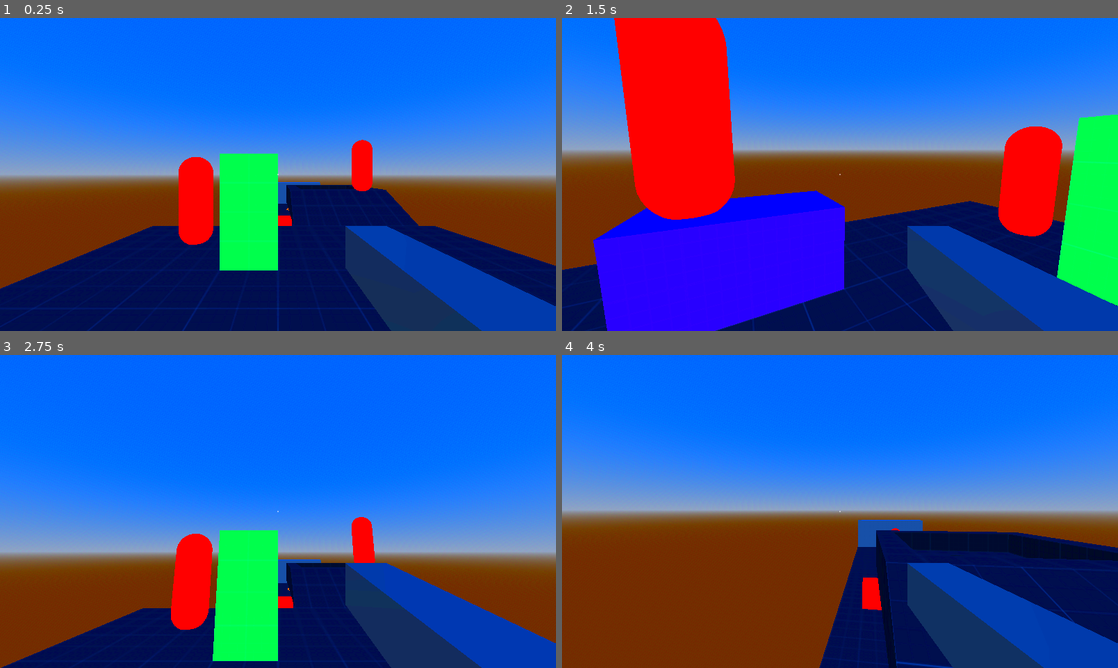
Above: before the commit, frames 1-4 (two rows, left to right).
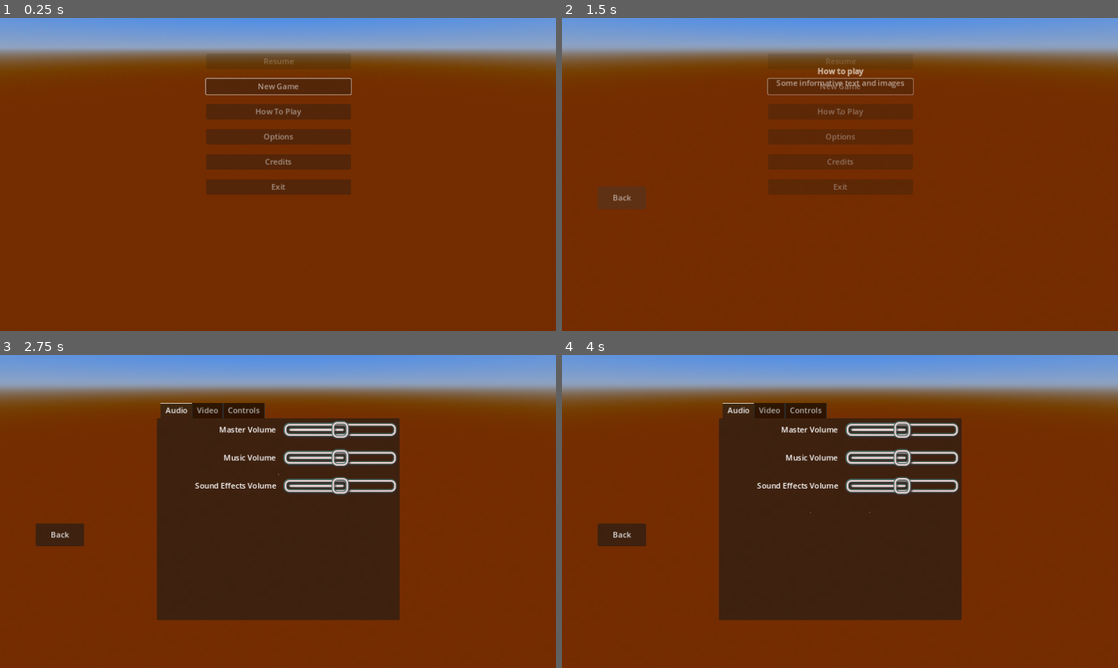
Above: after the commit, the same moments.

Repository: Wiggan/GodotTemplate
Game: Godot game, scene res://game/main_menu.tscn
The game is run twice, just before and just after one commit, with the same random seed, the same clock (stepped at 60 frames per second) and the same inputs. Before the commit the project starts from res://game/game.tscn. Sound files missing from this copy of the repository are replaced by a short silence.
Inputs (mouse positions are in pixels of both pictures, inside the frame that each line leads up to):
- Up to frame 1 (0.25 s): no input
- Up to frame 2 (1.5 s): click (840, 111) at 0.5 s, where only the run after the commit has a clickable "How To Play"; click (623, 196) at 1.25 s, where only the run after the commit has a clickable "Back"
- Up to frame 3 (2.75 s): click (278, 473) at 2 s, where only the run after the commit has a clickable "Options"
- Up to frame 4 (4 s): tap Enter at 2.75 s; move the mouse to (867, 511) at 2.77 s; press the mouse at (867, 511) at 2.78 s; hold W (forward) from 2.78 s (still down); tap Space (jump) at 3.02, 3.77 s; move the mouse to (812, 511) at 3.52 s; release the mouse at (812, 511) at 3.53 s; click (812, 511) at 3.6 s

The runs differ from the first frame. In frame 1, 89% of the frame differs, in the area x 0-100%, y 0-100%; in frame 2, 91%; in frame 3, 90%; in frame 4, 84%.

Commit message:
Added some music management, theme, menu scene and slowdown effect in a new effects folder

Diff:
--- a/boilerplate/audio/audio_manager.gd
+++ b/boilerplate/audio/audio_manager.gd
@@ -1,7 +1,24 @@
 extends Node
 @onready var button_hover = $ButtonHover
 @onready var button_click = $ButtonClick
+@onready var bgm_1 = $BGM1
+@onready var bgm_2 = $BGM2
 
+enum Song {
+	MENU,
+	GAME,
+	SCORE
+}
+
+const SONGS = {
+	Song.MENU: preload("res://game/BGM/2023-07-31.mp3"),
+	Song.GAME: preload("res://game/BGM/2023-08-03.mp3"),
+	Song.SCORE: preload("res://game/BGM/2023-07-31.mp3"),
+}
+
+@onready var active_player = bgm_1
+@onready var inactive_player = bgm_2
+var queued_song = null
 
 # Called when the node enters the scene tree for the first time.
 func _ready():
@@ -37,3 +54,38 @@
 
 func on_focus_entered()->void:
 	button_hover.play()
+
+func cross_fade(duration=1.0):
+	active_player.get_node("AnimationPlayer").play("fade_in", -1, 1.0/duration)
+	inactive_player.get_node("AnimationPlayer").play("fade_out", -1, 1.0/duration)
+
+func play_song(song, from_start=false, crossfade_duration=1.0):
+	if active_player.stream.resource_path == SONGS[song].resource_path:
+		pass
+	elif inactive_player.stream.resource_path == SONGS[song].resource_path:
+		var temp = active_player
+		active_player = inactive_player
+		inactive_player = temp
+		cross_fade(crossfade_duration)
+	else:
+		var temp = active_player
+		active_player = inactive_player
+		inactive_player = temp
+		active_player.stream = SONGS[song]
+		cross_fade(crossfade_duration)
+
+	if from_start:
+		active_player.play(0)
+	else:
+		active_player.play(active_player.get_playback_position())
+
+## Queue 1 song that will be played once currently playing song finshes. If a song was already queued, that one will be replaced.
+func queue_song(song):
+	queued_song = song
+
+func _on_bgm_finished():
+	print("Music finished playing!")
+	if queued_song:
+		active_player.stream = SONGS[queued_song]
+		active_player.play(0)
+		queued_song = null
--- a/boilerplate/audio/audio_manager.tscn
+++ b/boilerplate/audio/audio_manager.tscn
@@ -1,8 +1,86 @@
-[gd_scene load_steps=4 format=3 uid="uid://dt77qavjtbfmp"]
+[gd_scene load_steps=10 format=3 uid="uid://dt77qavjtbfmp"]
 
 [ext_resource type="Script" path="res://boilerplate/audio/audio_manager.gd" id="1_wltfe"]
 [ext_resource type="AudioStream" uid="uid://1s0hk0im2r3q" path="res://boilerplate/audio/focus_placeholder.wav" id="2_xof06"]
 [ext_resource type="AudioStream" uid="uid://mek3770t1mx1" path="res://boilerplate/audio/click_placeholder.wav" id="3_hk0dv"]
+[ext_resource type="AudioStream" uid="uid://jrj83g5tui2f" path="res://game/BGM/2023-07-31.mp3" id="4_kyhcx"]
+[ext_resource type="AudioStream" uid="uid://1iak481be8rf" path="res://game/BGM/2023-08-03.mp3" id="5_nqwlp"]
+
+[sub_resource type="Animation" id="Animation_ki3h1"]
+length = 0.001
+tracks/0/type = "value"
+tracks/0/imported = false
+tracks/0/enabled = true
+tracks/0/path = NodePath(".:volume_db")
+tracks/0/interp = 1
+tracks/0/loop_wrap = true
+tracks/0/keys = {
+"times": PackedFloat32Array(0),
+"transitions": PackedFloat32Array(1),
+"update": 0,
+"values": [-80.0]
+}
+tracks/1/type = "value"
+tracks/1/imported = false
+tracks/1/enabled = true
+tracks/1/path = NodePath(".:stream_paused")
+tracks/1/interp = 1
+tracks/1/loop_wrap = true
+tracks/1/keys = {
+"times": PackedFloat32Array(0),
+"transitions": PackedFloat32Array(1),
+"update": 1,
+"values": [false]
+}
+
+[sub_resource type="Animation" id="Animation_imx6k"]
+resource_name = "fade_in"
+tracks/0/type = "value"
+tracks/0/imported = false
+tracks/0/enabled = true
+tracks/0/path = NodePath(".:volume_db")
+tracks/0/interp = 1
+tracks/0/loop_wrap = true
+tracks/0/keys = {
+"times": PackedFloat32Array(0, 1),
+"transitions": PackedFloat32Array(1, 1),
+"update": 0,
+"values": [-80.0, 0.0]
+}
+
+[sub_resource type="Animation" id="Animation_f0rak"]
+resource_name = "fade_out"
+tracks/0/type = "value"
+tracks/0/imported = false
+tracks/0/enabled = true
+tracks/0/path = NodePath(".:volume_db")
+tracks/0/interp = 1
+tracks/0/loop_wrap = true
+tracks/0/keys = {
+"times": PackedFloat32Array(0, 1),
+"transitions": PackedFloat32Array(1, 1),
+"update": 0,
+"values": [0.0, -80.0]
+}
+tracks/1/type = "value"
+tracks/1/imported = false
+tracks/1/enabled = true
+tracks/1/path = NodePath(".:stream_paused")
+tracks/1/interp = 1
+tracks/1/loop_wrap = true
+tracks/1/keys = {
+"times": PackedFloat32Array(1),
+"transitions": PackedFloat32Array(1),
+"update": 1,
+"values": [true]
+}
+
+[sub_resource type="AnimationLibrary" id="AnimationLibrary_ow53j"]
+_data = {
+"RESET": SubResource("Animation_ki3h1"),
+"fade_in": SubResource("Animation_imx6k"),
+"fade_out": SubResource("Animation_f0rak")
+}
 
 [node name="audio_manager" type="Node"]
 script = ExtResource("1_wltfe")
@@ -14,3 +92,27 @@
 [node name="ButtonClick" type="AudioStreamPlayer" parent="."]
 stream = ExtResource("3_hk0dv")
 bus = &"SFX"
+
+[node name="BGM1" type="AudioStreamPlayer" parent="."]
+process_mode = 3
+stream = ExtResource("4_kyhcx")
+bus = &"BGM"
+
+[node name="AnimationPlayer" type="AnimationPlayer" parent="BGM1"]
+libraries = {
+"": SubResource("AnimationLibrary_ow53j")
+}
+
+[node name="BGM2" type="AudioStreamPlayer" parent="."]
+process_mode = 3
+stream = ExtResource("5_nqwlp")
+volume_db = -80.0
+bus = &"BGM"
+
+[node name="AnimationPlayer" type="AnimationPlayer" parent="BGM2"]
+libraries = {
+"": SubResource("AnimationLibrary_ow53j")
+}
+
+[connection signal="finished" from="BGM1" to="." method="_on_bgm_finished"]
+[connection signal="finished" from="BGM2" to="." method="_on_bgm_finished"]
--- /dev/null
+++ b/boilerplate/effects/slowdown.gd
@@ -0,0 +1,17 @@
+extends Node
+
+@export var slowdown_curve: Curve
+@export var duration: float = 0.3
+const FREQUENCY = 20
+
+# This tween might need to be globally unique
+var slowdown_tween
+func play():
+	var count = roundi(duration*FREQUENCY)
+	var interval = 1.0/FREQUENCY
+	if slowdown_tween:
+		slowdown_tween.kill()
+	slowdown_tween = create_tween()
+	for i in range(count):
+		slowdown_tween.tween_property(Engine, "time_scale", slowdown_curve.sample(float(i)/count), interval)
+	slowdown_tween.tween_property(Engine, "time_scale", 1, interval)
--- /dev/null
+++ b/boilerplate/effects/slowdown.tscn
@@ -0,0 +1,11 @@
+[gd_scene load_steps=3 format=3 uid="uid://cyfq0wvu2dmal"]
+
+[ext_resource type="Script" path="res://boilerplate/effects/slowdown.gd" id="1_pqbih"]
+
+[sub_resource type="Curve" id="Curve_gtvoj"]
+_data = [Vector2(0, 1), 0.0, 0.0, 0, 0, Vector2(0.21028, 0), 0.0, 0.0, 0, 0, Vector2(1, 1), 0.0, 0.0, 0, 0]
+point_count = 3
+
+[node name="slowdown" type="Node"]
+script = ExtResource("1_pqbih")
+slowdown_curve = SubResource("Curve_gtvoj")
--- a/boilerplate/game/game_manager.gd
+++ b/boilerplate/game/game_manager.gd
@@ -11,6 +11,9 @@
 
 var game_state
 
+enum State {MainMenu, Game, Score}
+var state
+
 func _unhandled_input(event):
 	if event.is_action_pressed("ui_menu"):
 		if get_tree().paused:
@@ -22,8 +25,9 @@
 			unpause()
 
 func unpause():
-	get_tree().paused = false
-	unpaused.emit()
+	if state == State.Game:
+		get_tree().paused = false
+		unpaused.emit()
 
 func pause():
 	get_tree().paused = true
@@ -33,13 +37,16 @@
 	get_tree().paused = true
 	Cursor.show_cursor()
 	Transition.fade_and_call(show_game_over_screen)
+	AudioManager.play_song(AudioManager.Song.SCORE, true, 2)
 
 func show_game_over_screen():
+	state = State.Score
 	$GameOverScreen/VBoxContainer/PanelContainer/RichTextLabel.text = GAME_OVER_TEXT % game_state["Time"]
 	game_over_screen.set_visible(true)
 	$GameOverScreen/VBoxContainer/RetryButton.grab_focus()
 
 func restart():
+	state = State.Game
 	game_over_screen.set_visible(false)
 	get_tree().reload_current_scene()
 	Transition.fade_in()
--- a/boilerplate/menu/menu.gd
+++ b/boilerplate/menu/menu.gd
@@ -3,6 +3,7 @@
 @onready var credits = $"../SubMenus/Credits"
 @onready var how_to_play = $"../SubMenus/HowToPlay"
 @onready var resume = $Resume
+@onready var start = $Start
 
 @onready var sub_menu_animator = $"../SubMenuAnimator"
 @onready var sub_menus = $"../SubMenus"
@@ -20,10 +21,11 @@
 
 
 func _on_resume_pressed():
-	GameManager.unpause()
+	create_tween().tween_callback(GameManager.unpause).set_delay(0.3)
 
 
 func _on_start_pressed():
+	GameManager.state = GameManager.State.Game
 	Transition.fade_and_call(Transition.load_level.bind("res://game/game.tscn"))
 
 func _on_how_to_play_pressed():
@@ -54,5 +56,10 @@
 	sub_menu_animator.play("hide_submenu")
 
 func _on_visibility_changed():
-	if visible and resume:
-		resume.grab_focus()
+	if $"..".is_visible_in_tree():
+		if GameManager.state == GameManager.State.Game:
+			resume.disabled = false
+			resume.grab_focus()
+		else:
+			resume.disabled = true
+			start.grab_focus()
--- a/boilerplate/menu/menu_ui.tscn
+++ b/boilerplate/menu/menu_ui.tscn
@@ -1,6 +1,7 @@
-[gd_scene load_steps=10 format=3 uid="uid://beqa0xujc2w2f"]
+[gd_scene load_steps=11 format=3 uid="uid://beqa0xujc2w2f"]
 
 [ext_resource type="PackedScene" uid="uid://chppy7har4fru" path="res://boilerplate/menu/audio_options.tscn" id="1_5bamj"]
+[ext_resource type="Theme" uid="uid://dcyvtvwqjqgrh" path="res://boilerplate/ui/theme.tres" id="1_20m18"]
 [ext_resource type="Script" path="res://boilerplate/menu/menu.gd" id="1_lwq7m"]
 [ext_resource type="Script" path="res://boilerplate/menu/options.gd" id="2_bgxwi"]
 [ext_resource type="PackedScene" uid="uid://klpjqkxrnlhd" path="res://boilerplate/menu/video_options.tscn" id="2_cco0b"]
@@ -177,6 +178,7 @@
 grow_horizontal = 2
 grow_vertical = 2
 mouse_filter = 2
+theme = ExtResource("1_20m18")
 
 [node name="MenuItems" type="VBoxContainer" parent="."]
 custom_minimum_size = Vector2(300, 500)
--- a/boilerplate/transition/background_level_loader.tscn
+++ b/boilerplate/transition/background_level_loader.tscn
@@ -15,6 +15,21 @@
 [sub_resource type="GradientTexture2D" id="GradientTexture2D_gbpnn"]
 gradient = SubResource("Gradient_m0n0w")
 
+[sub_resource type="Animation" id="Animation_ev7xb"]
+length = 0.001
+tracks/0/type = "value"
+tracks/0/imported = false
+tracks/0/enabled = true
+tracks/0/path = NodePath("ProgressBar:modulate")
+tracks/0/interp = 1
+tracks/0/loop_wrap = true
+tracks/0/keys = {
+"times": PackedFloat32Array(0),
+"transitions": PackedFloat32Array(1),
+"update": 0,
+"values": [Color(1, 1, 1, 1)]
+}
+
 [sub_resource type="Animation" id="Animation_xebbt"]
 resource_name = "new_animation"
 loop_mode = 1
@@ -29,21 +44,6 @@
 "transitions": PackedFloat32Array(1, 1),
 "update": 0,
 "values": [Color(1, 1, 1, 1), Color(0, 0.65098, 0.239216, 0.337255)]
-}
-
-[sub_resource type="Animation" id="Animation_ev7xb"]
-length = 0.001
-tracks/0/type = "value"
-tracks/0/imported = false
-tracks/0/enabled = true
-tracks/0/path = NodePath("ProgressBar:modulate")
-tracks/0/interp = 1
-tracks/0/loop_wrap = true
-tracks/0/keys = {
-"times": PackedFloat32Array(0),
-"transitions": PackedFloat32Array(1),
-"update": 0,
-"values": [Color(1, 1, 1, 1)]
 }
 
 [sub_resource type="AnimationLibrary" id="AnimationLibrary_8hia1"]
--- a/boilerplate/transition/transition_manager.gd
+++ b/boilerplate/transition/transition_manager.gd
@@ -9,8 +9,16 @@
 
 # Called when the node enters the scene tree for the first time.
 func _ready():
-	GameManager.connect("paused", menu_animation.play.bind("show"))
-	GameManager.connect("unpaused", menu_animation.play.bind("hide"))
+	GameManager.connect("paused", show_menu)
+	GameManager.connect("unpaused", hide_menu)
+
+func hide_menu():
+	menu_animation.play("hide")
+	AudioManager.play_song(AudioManager.Song.GAME)
+
+func show_menu():
+	menu_animation.play("show")
+	AudioManager.play_song(AudioManager.Song.MENU)
 
 func load_level(level):
 	var loader = background_level_loader.instantiate()
--- /dev/null
+++ b/boilerplate/ui/slider.tres
@@ -0,0 +1,11 @@
+[gd_resource type="StyleBoxTexture" load_steps=2 format=3 uid="uid://c1u8p4c85brbx"]
+
+[ext_resource type="Texture2D" uid="uid://beia2s5qfgv05" path="res://boilerplate/ui/checkbox_checked.png" id="1_fw843"]
+
+[resource]
+texture = ExtResource("1_fw843")
+texture_margin_left = 20.0
+texture_margin_top = 20.0
+texture_margin_right = 20.0
+texture_margin_bottom = 20.0
+expand_margin_right = 25.0
--- /dev/null
+++ b/boilerplate/ui/theme.tres
@@ -0,0 +1,21 @@
+[gd_resource type="Theme" load_steps=5 format=3 uid="uid://dcyvtvwqjqgrh"]
+
+[ext_resource type="Texture2D" uid="uid://beia2s5qfgv05" path="res://boilerplate/ui/checkbox_checked.png" id="1_gyuyx"]
+[ext_resource type="Texture2D" uid="uid://drld41j83cf3f" path="res://boilerplate/ui/checkbox_unchecked.png" id="2_qq04i"]
+[ext_resource type="StyleBox" uid="uid://c1u8p4c85brbx" path="res://boilerplate/ui/slider.tres" id="3_kxva7"]
+
+[sub_resource type="StyleBoxTexture" id="StyleBoxTexture_ons8h"]
+texture = ExtResource("2_qq04i")
+texture_margin_left = 20.0
+texture_margin_top = 20.0
+texture_margin_right = 20.0
+texture_margin_bottom = 20.0
+
+[resource]
+CheckBox/icons/checked = ExtResource("1_gyuyx")
+CheckBox/icons/unchecked = ExtResource("2_qq04i")
+HSlider/icons/grabber = ExtResource("2_qq04i")
+HSlider/icons/grabber_highlight = ExtResource("1_gyuyx")
+HSlider/styles/grabber_area = ExtResource("3_kxva7")
+HSlider/styles/grabber_area_highlight = ExtResource("3_kxva7")
+HSlider/styles/slider = SubResource("StyleBoxTexture_ons8h")
--- /dev/null
+++ b/game/main_menu.gd
@@ -0,0 +1,7 @@
+extends Node3D
+
+
+# Called when the node enters the scene tree for the first time.
+func _ready():
+	GameManager.state = GameManager.State.MainMenu
+	GameManager.call_deferred("pause")
--- /dev/null
+++ b/game/main_menu.tscn
@@ -0,0 +1,8 @@
+[gd_scene load_steps=2 format=3 uid="uid://cdiy0gvckn3ie"]
+
+[ext_resource type="Script" path="res://game/main_menu.gd" id="1_1wwoo"]
+
+[node name="MainMenu" type="Node3D"]
+script = ExtResource("1_1wwoo")
+
+[node name="Camera3D" type="Camera3D" parent="."]
--- a/project.godot
+++ b/project.godot
@@ -11,7 +11,7 @@
 [application]
 
 config/name="Template"
-run/main_scene="res://game/game.tscn"
+run/main_scene="res://game/main_menu.tscn"
 config/features=PackedStringArray("4.1", "Forward Plus")
 config/icon="res://icon.svg"
 
Binary file added: boilerplate/ui/checkbox_checked.png
Not shown, added: boilerplate/ui/checkbox_checked.png.import
Binary file added: boilerplate/ui/checkbox_unchecked.png
Not shown, added: boilerplate/ui/checkbox_unchecked.png.import
Binary file added: boilerplate/ui/cursor.png
Not shown, added: boilerplate/ui/cursor.png.import
Not shown, added: game/BGM/2023-07-31.mp3.import
Not shown, added: game/BGM/2023-08-03.mp3.import
Not shown, added: game/BGM/2023-07-31.mp3
Not shown, added: game/BGM/2023-08-03.mp3
